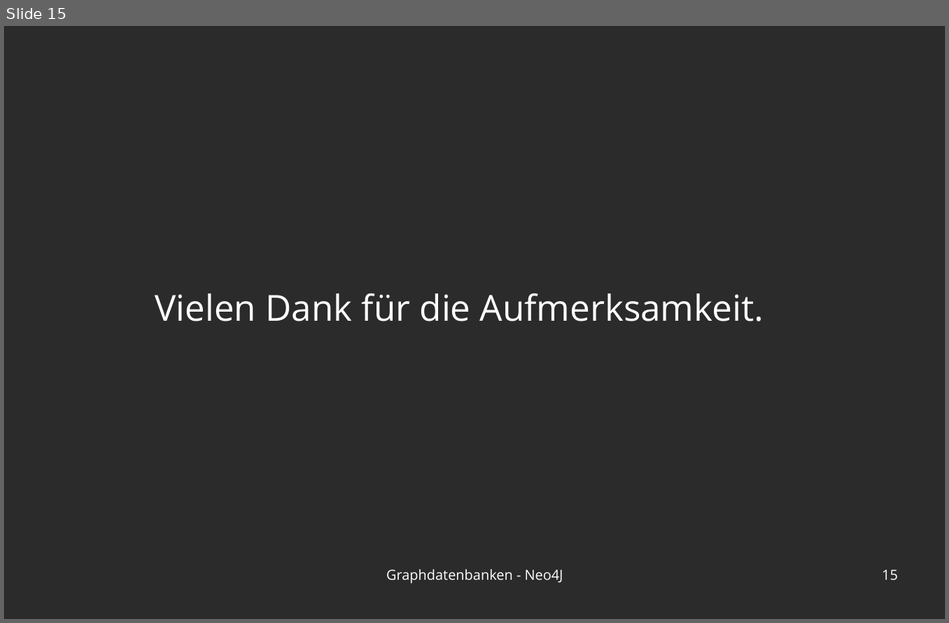
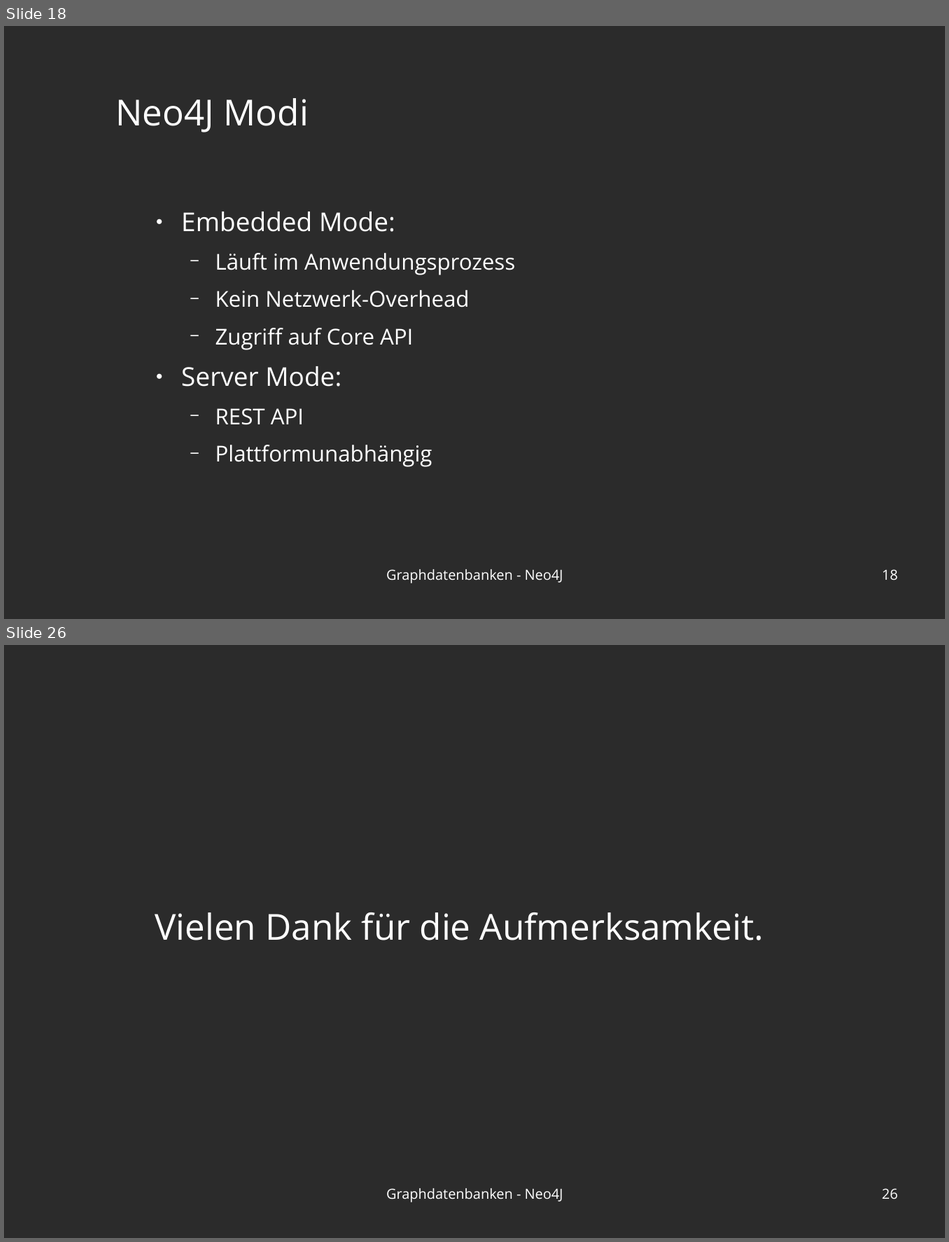
Before and after one commit to blublab/ais, a slide deck: praesi.odp. Shown one above the other, each under a label of ours: slide 15 before the commit, slides 18 and 26 after it; the slides between them are not shown. The pictures are 949x623 and 949x1242 pixels, drawn with LibreOffice and Linux fonts; fonts in the diff are those of the drawing; background and template pictures are left out; a plain dark background stands for a picture behind light text. Boxes give left, top, right and bottom in pixels: in the first picture for what was removed or moved away, otherwise in the second. Text is boxed around its words. In the diff, an @@ line names an element or a change of style, - is before the commit and + after.

```diff
--- a/praesi.odp
+++ b/praesi.odp
@@ slide 18 added at (x1=4, y1=26, x2=945, y2=619), background picture (left out) @@
@@ title added at (x1=115, y1=98, x2=308, y2=132), 36 pt, text #FFFFFF @@
+Neo4J Modi
@@ text added at (x1=181, y1=212, x2=515, y2=467), 22 pt, text #FFFFFF @@
+● Embedded Mode:
+  − Läuft im Anwendungsprozess
+  − Kein Netzwerk-Overhead
+  − Zugriff auf Core API
+● Server Mode:
+  − REST API
+  − Plattformunabhängig
@@ text added at (x1=386, y1=569, x2=563, y2=583), 14 pt, text #FFFFFF @@
+Graphdatenbanken - Neo4J
@@ page number added at (x1=882, y1=569, x2=898, y2=580), 14 pt, text #FFFFFF @@
+18
@@ what was slide 15 is now slide 26 @@
@@ page number at (x1=882, y1=1188, x2=898, y2=1199): text changed @@
-15
+26
```
Also in this commit, not shown: 7 slides changed, 13 other slides added, 3 slides removed, 51 other files.
